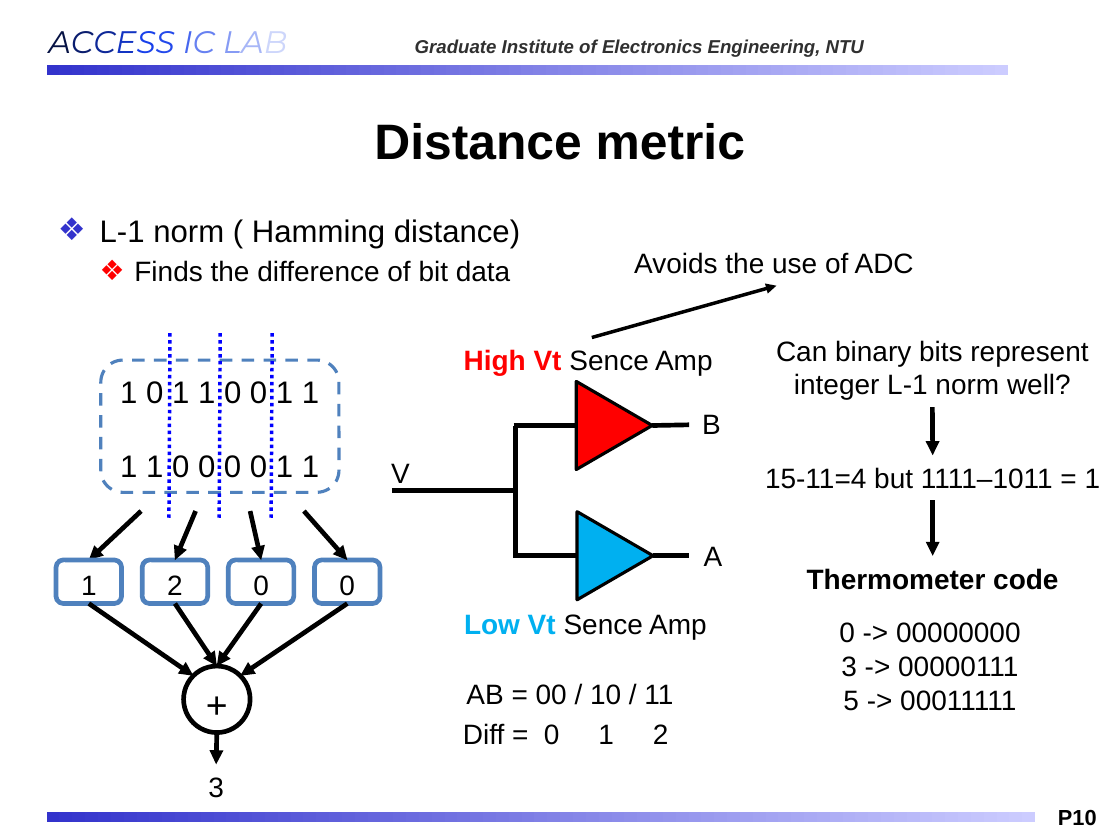
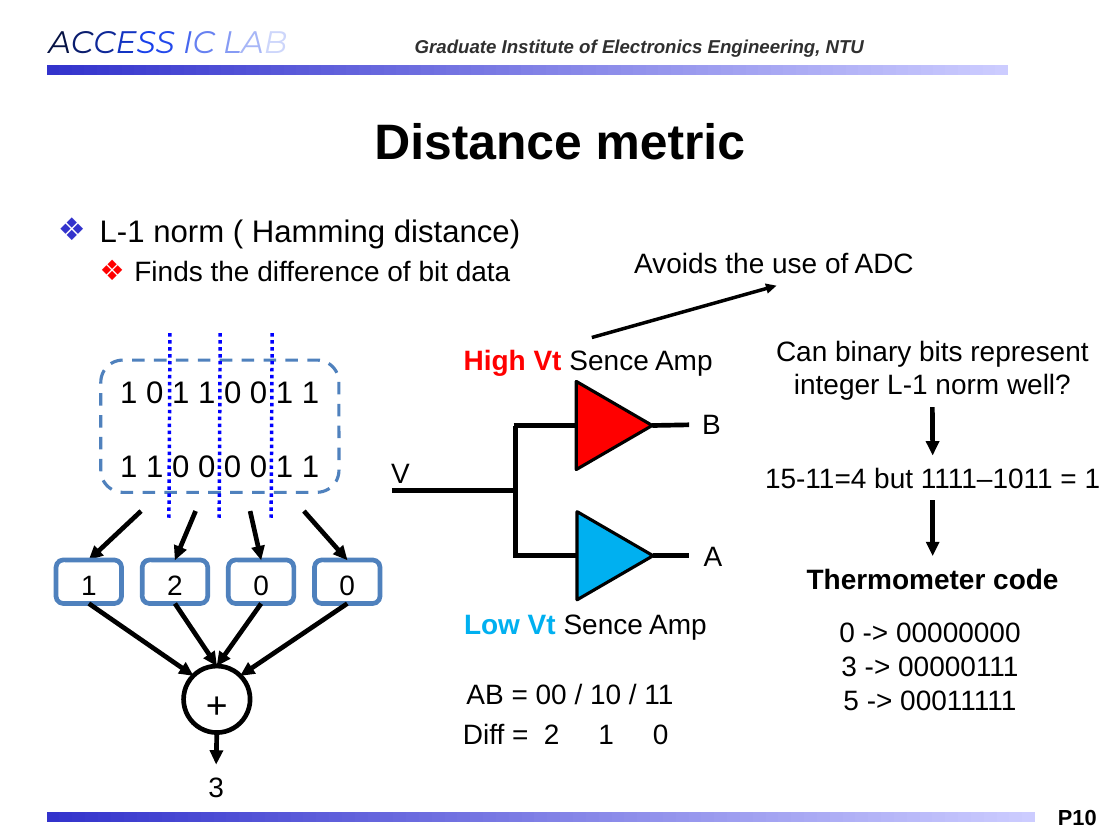
Before and after one commit to Oniontow/AndyWu_Project, a slide deck: slide 10 of IMS_NEW.pptx. Drawn at 1120x840 pixels with LibreOffice and Linux fonts; fonts in the diff are those of the drawing; background and template pictures are left out. Boxes give left, top, right and bottom in pixels: in the first picture for what was removed or moved away, otherwise in the second. Text is boxed around its words. In the diff, an @@ line names an element or a change of style, - is before the commit and + after.

```diff
--- a/IMS_NEW.pptx
+++ b/IMS_NEW.pptx
@@ text at box(463, 723, 669, 745): text changed @@
-Diff = 0 1 2
+Diff = 2 1 0
```
Also in this commit, not shown: 1 other slide changed.
